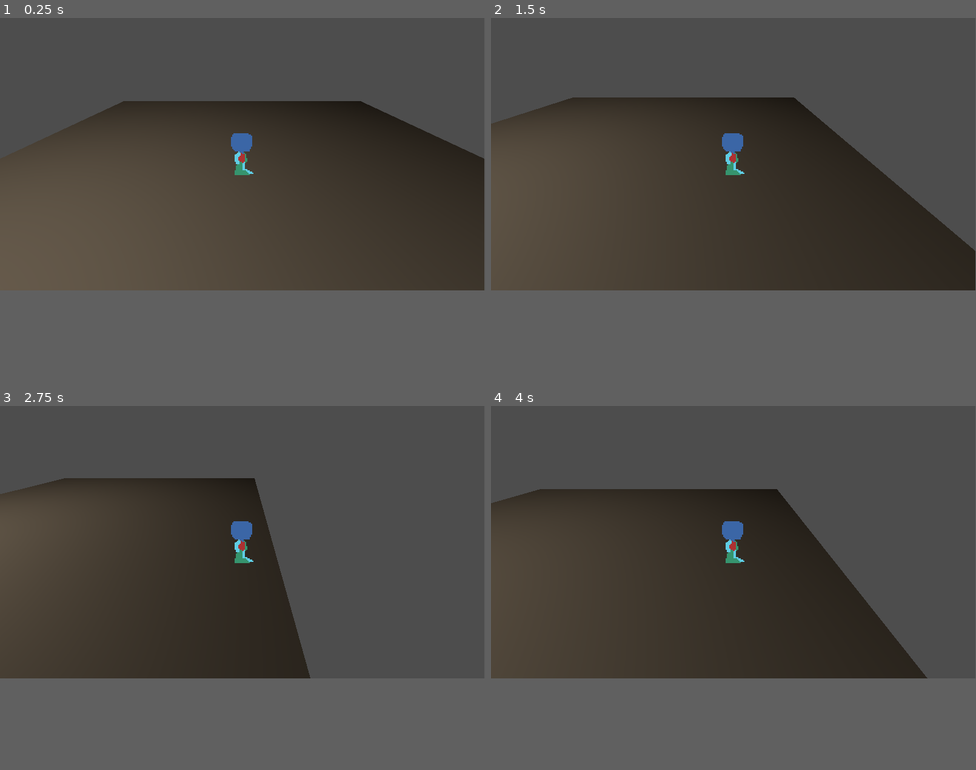
Above: before the commit, frames 1-4 (two rows, left to right).
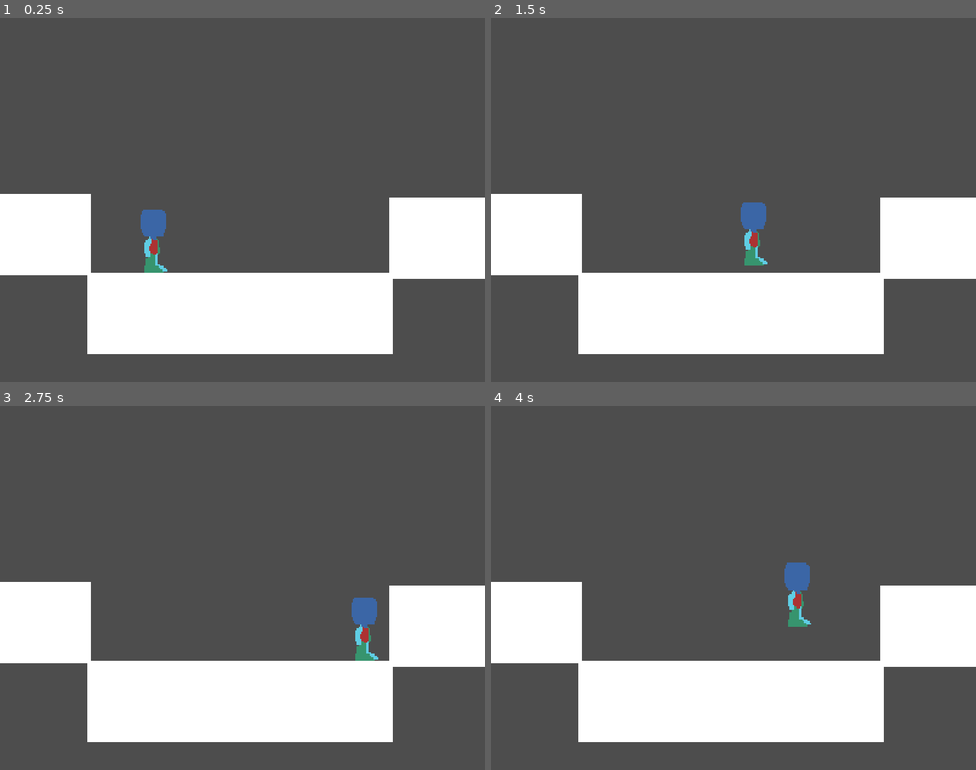
Above: after the commit, the same moments.

Repository: J0eCool/NullDream
Game: Godot game, scene res://Platformer.tscn
Two runs of this game, one before a commit and one after it. Both use one fixed random seed, a clock stepped at 60 frames per second and the inputs below. Before the commit the project starts from res://test_level.tscn.
Inputs:
- Up to frame 1 (0.25 s): no input
- Up to frame 2 (1.5 s): tap Enter at 0.5 s; hold D (move_right) 0.53-1.28 s; tap K (jump) at 0.6, 0.77, 1.07, 1.35 s; hold S (move_down) from 1.28 s (still down)
- Up to frame 3 (2.75 s): tap K (jump) at 1.52, 1.82, 2.1 s; release S (move_down) at 2.03 s; hold D (move_right) from 2.03 s (still down)
- Up to frame 4 (4 s): release D (move_right) at 2.78 s; hold W (move_up) 2.78-3.53 s; tap K (jump) at 2.85, 3.02, 3.32, 3.6, 3.77 s; hold A (move_left) from 3.53 s (still down)
The window is 799x449 before the commit and 800x600 after it. Grey fills any space a smaller window leaves; there, only what the larger window draws over its background counts as a difference.

The runs differ from the first frame. In frame 1, 43% of the frame differs, in the area x 0-100%, y 22-93%; in frame 2, 48%; in frame 3, 44%; in frame 4, 51%.

Commit message:
Make some 2d versions of things

Diff:
--- a/test_level.tscn
+++ b/3dTest.tscn
@@ -1,7 +1,7 @@
 [gd_scene load_steps=4 format=3 uid="uid://brqfkt3womhgj"]
 
-[ext_resource type="Script" path="res://PlayerCamera.gd" id="1_d8hdk"]
-[ext_resource type="PackedScene" uid="uid://bj7y0y042dw3u" path="res://player.tscn" id="1_wf62p"]
+[ext_resource type="Script" path="res://PlayerCamera3D.gd" id="1_d8hdk"]
+[ext_resource type="PackedScene" uid="uid://bj7y0y042dw3u" path="res://Player3D.tscn" id="1_wf62p"]
 
 [sub_resource type="BoxShape3D" id="BoxShape3D_0nyfi"]
 size = Vector3(5, 0.2, 5)
--- /dev/null
+++ b/Platformer.tscn
@@ -0,0 +1,47 @@
+[gd_scene load_steps=3 format=3 uid="uid://qxq0gv6capvo"]
+
+[ext_resource type="PackedScene" uid="uid://c57e7gdn4yn4e" path="res://Player2D.tscn" id="1_aaxd4"]
+
+[sub_resource type="RectangleShape2D" id="RectangleShape2D_6h6h2"]
+size = Vector2(252, 67)
+
+[node name="Node2D" type="Node2D"]
+
+[node name="Player" parent="." instance=ExtResource("1_aaxd4")]
+position = Vector2(127, 177)
+
+[node name="ColorRect" type="ColorRect" parent="."]
+offset_left = -177.0
+offset_top = 145.0
+offset_right = 75.0
+offset_bottom = 212.0
+
+[node name="StaticBody2D" type="StaticBody2D" parent="ColorRect"]
+
+[node name="CollisionShape2D" type="CollisionShape2D" parent="ColorRect/StaticBody2D"]
+position = Vector2(126, 33.5)
+shape = SubResource("RectangleShape2D_6h6h2")
+
+[node name="ColorRect2" type="ColorRect" parent="."]
+offset_left = 72.0
+offset_top = 210.0
+offset_right = 324.0
+offset_bottom = 277.0
+
+[node name="StaticBody2D" type="StaticBody2D" parent="ColorRect2"]
+
+[node name="CollisionShape2D" type="CollisionShape2D" parent="ColorRect2/StaticBody2D"]
+position = Vector2(126, 33.5)
+shape = SubResource("RectangleShape2D_6h6h2")
+
+[node name="ColorRect3" type="ColorRect" parent="."]
+offset_left = 321.0
+offset_top = 148.0
+offset_right = 573.0
+offset_bottom = 215.0
+
+[node name="StaticBody2D" type="StaticBody2D" parent="ColorRect3"]
+
+[node name="CollisionShape2D" type="CollisionShape2D" parent="ColorRect3/StaticBody2D"]
+position = Vector2(126, 33.5)
+shape = SubResource("RectangleShape2D_6h6h2")
--- /dev/null
+++ b/Player2D.gd
@@ -0,0 +1,34 @@
+extends CharacterBody2D
+
+
+@export var speed = 100.0
+@export var jump_height = 100.0
+
+# Get the gravity from the project settings to be synced with RigidBody nodes.
+@export var gravity = 100.0
+
+
+func _physics_process(delta):
+	# Add the gravity.
+	if not is_on_floor():
+		velocity.y += gravity * delta
+
+	# Handle Jump.
+	if Input.is_action_just_pressed("jump") and is_on_floor():
+		# h = 1/2gt^2, v = gt
+		# t = sqrt(2h/g)
+		# v = g*sqrt(2h/g)
+		var jump_vel = sqrt(2*gravity*jump_height)
+		velocity.y = -jump_vel
+	elif Input.is_action_just_released("jump") and velocity.y < 0.0:
+		velocity.y *= 0.25
+
+	# Get the input direction and handle the movement/deceleration.
+	# As good practice, you should replace UI actions with custom gameplay actions.
+	var direction = Input.get_axis("move_left", "move_right")
+	if direction:
+		velocity.x = direction * speed
+	else:
+		velocity.x = move_toward(velocity.x, 0, speed)
+
+	move_and_slide()
--- /dev/null
+++ b/Player2D.tscn
@@ -0,0 +1,31 @@
+[gd_scene load_steps=5 format=3 uid="uid://c57e7gdn4yn4e"]
+
+[ext_resource type="Script" path="res://Player2D.gd" id="1_7iths"]
+[ext_resource type="Texture2D" uid="uid://sh24x417ngb5" path="res://art/test_player.png" id="1_ucf2n"]
+
+[sub_resource type="SpriteFrames" id="SpriteFrames_2b2vb"]
+animations = [{
+"frames": [{
+"duration": 1.0,
+"texture": ExtResource("1_ucf2n")
+}],
+"loop": true,
+"name": &"default",
+"speed": 5.0
+}]
+
+[sub_resource type="CapsuleShape2D" id="CapsuleShape2D_hupxn"]
+height = 52.0
+
+[node name="Player2D" type="CharacterBody2D"]
+script = ExtResource("1_7iths")
+speed = 120.0
+jump_height = 90.0
+gravity = 800.0
+
+[node name="AnimatedSprite2D" type="AnimatedSprite2D" parent="."]
+scale = Vector2(1.2, 1.5)
+sprite_frames = SubResource("SpriteFrames_2b2vb")
+
+[node name="CollisionShape2D" type="CollisionShape2D" parent="."]
+shape = SubResource("CapsuleShape2D_hupxn")
--- a/Player.gd
+++ b/Player3D.gd
@@ -18,13 +18,12 @@
 
 func _physics_process(_delta):
 	var input = move_input()
-	input.angle()
 
 	var camera = get_viewport().get_camera_3d()
-	var delta = self.position - camera.position
+	var delta: Vector3 = self.get_position() - camera.get_position()
 	delta.y = 0
-	var up = delta.normalized()
-	var right = up.rotated(Vector3.UP, -PI/2)
+	var up: Vector3 = delta.normalized()
+	var right: Vector3 = up.rotated(Vector3.UP, -PI/2)
 
 	velocity = (input.x*right + input.y*up) * speed
 	move_and_slide()
--- a/player.tscn
+++ b/Player3D.tscn
@@ -1,6 +1,6 @@
 [gd_scene load_steps=5 format=3 uid="uid://bj7y0y042dw3u"]
 
-[ext_resource type="Script" path="res://Player.gd" id="1_thi77"]
+[ext_resource type="Script" path="res://Player3D.gd" id="1_thi77"]
 [ext_resource type="Texture2D" uid="uid://sh24x417ngb5" path="res://art/test_player.png" id="1_xuiig"]
 
 [sub_resource type="SpriteFrames" id="SpriteFrames_o8o04"]
@@ -20,7 +20,7 @@
 
 [node name="Player" type="CharacterBody3D"]
 script = ExtResource("1_thi77")
-speed = 1.5
+speed = 1.4
 
 [node name="AnimatedSprite3D" type="AnimatedSprite3D" parent="."]
 billboard = 1
--- a/PlayerCamera.gd
+++ b/PlayerCamera3D.gd
@@ -19,7 +19,7 @@
 	angle.y = atan2(d.y, r)
 
 
-func camera_input():
+func camera_input() -> Vector2:
 	var input = Vector2()
 	input.x = Input.get_axis("camera_left", "camera_right")
 	input.y = Input.get_axis("camera_down", "camera_up")
--- a/project.godot
+++ b/project.godot
@@ -11,9 +11,17 @@
 [application]
 
 config/name="NullDream"
-run/main_scene="res://test_level.tscn"
+run/main_scene="res://Platformer.tscn"
 config/features=PackedStringArray("4.1", "Forward Plus")
 config/icon="res://icon.svg"
+
+[display]
+
+window/size/viewport_width=400
+window/size/viewport_height=300
+window/size/window_width_override=1200
+window/size/window_height_override=900
+window/stretch/mode="viewport"
 
 [input]
 
